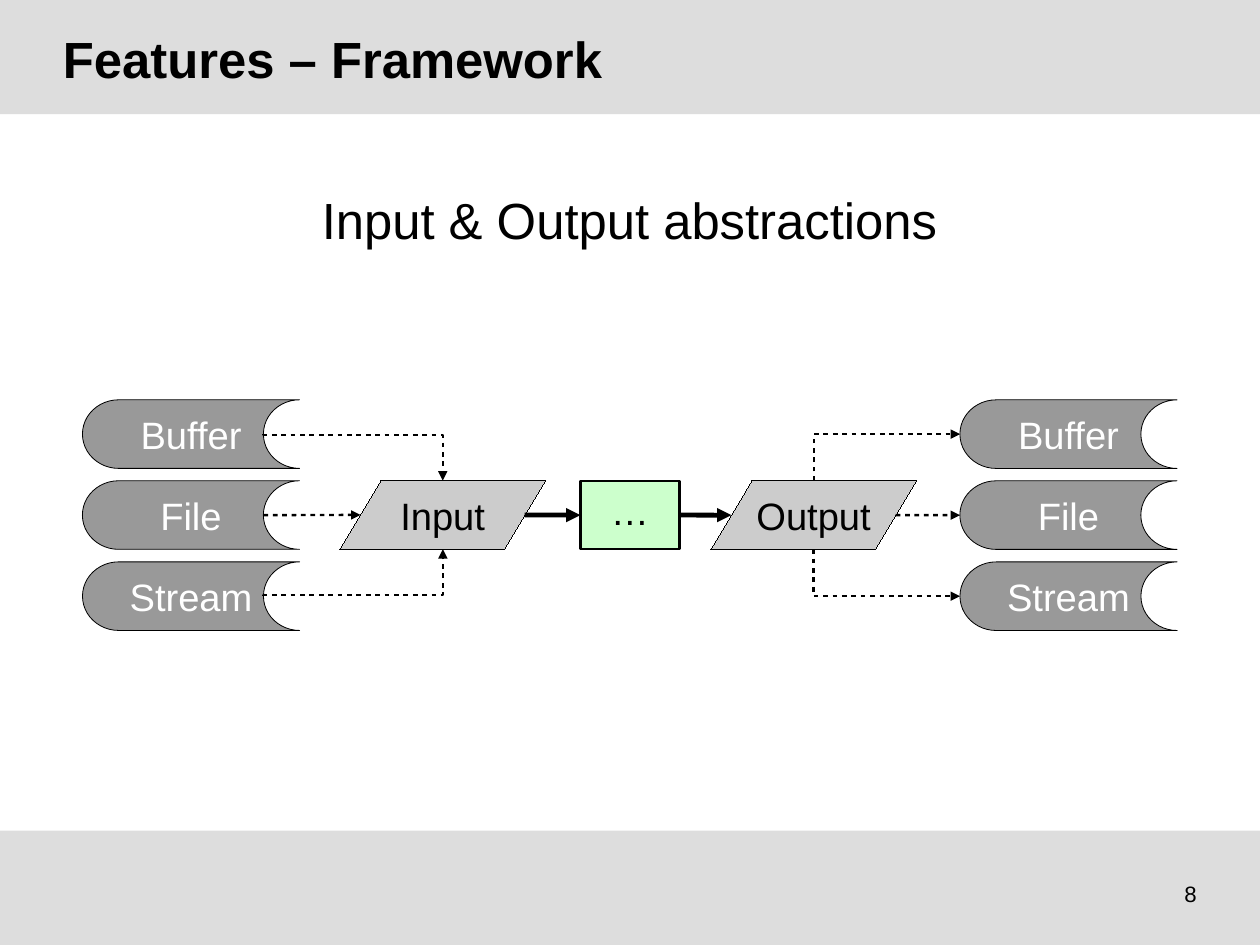
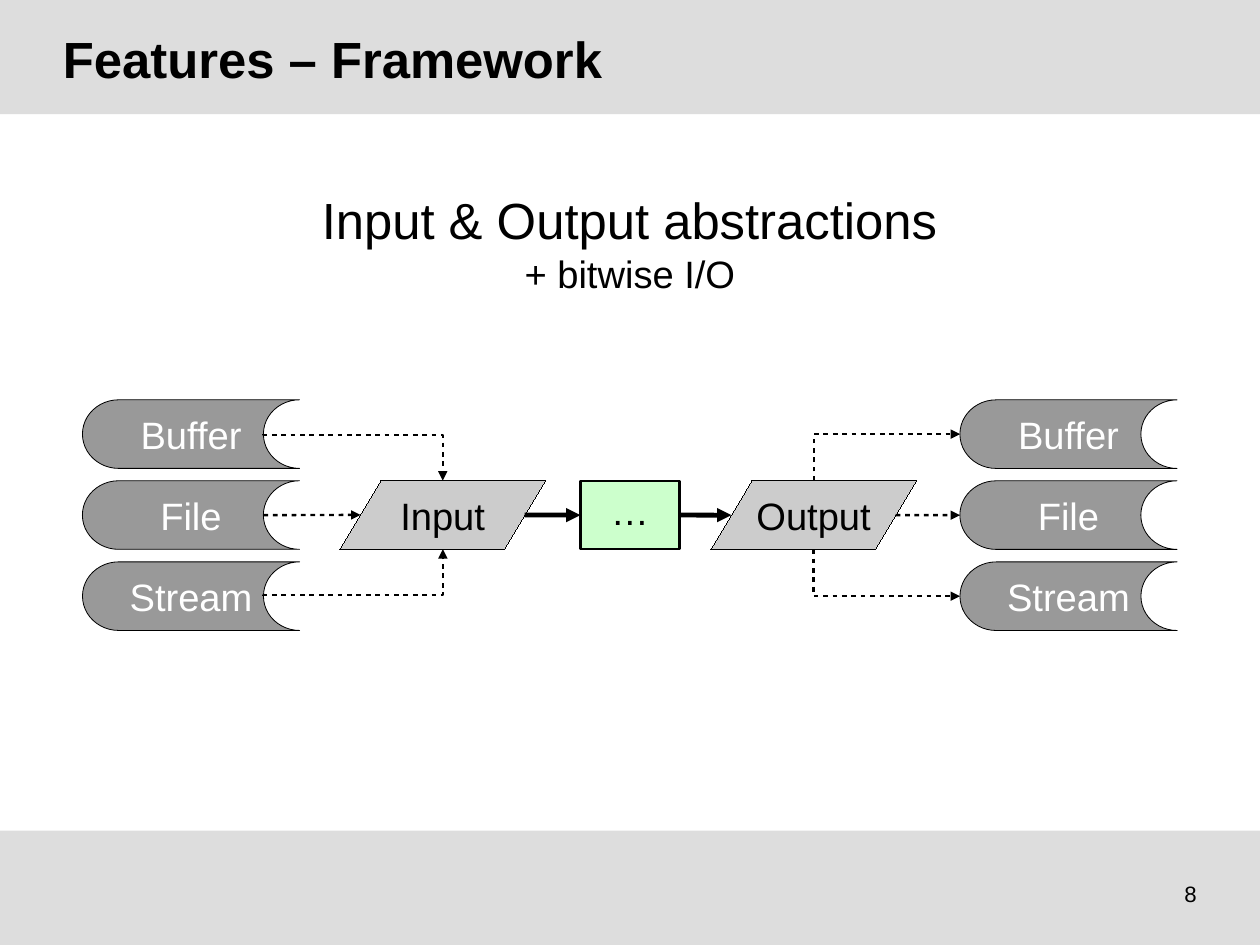
Before and after one commit to tudocomp/tudocomp, a slide deck: slide 8 of etc/presentation.odp. Drawn at 1260x945 pixels with LibreOffice and Linux fonts; fonts in the diff are those of the drawing; background and template pictures are left out. Boxes give left, top, right and bottom in pixels: in the first picture for what was removed or moved away, otherwise in the second. Text is boxed around its words. In the diff, an @@ line names an element or a change of style, - is before the commit and + after.

```diff
--- a/etc/presentation.odp
+++ b/etc/presentation.odp
@@ text at (557,260,735,289): paragraph added @@
++ bitwise I/O
```
Also in this commit, not shown: 6 other slides changed, 5 slides added, 3 slides removed.
